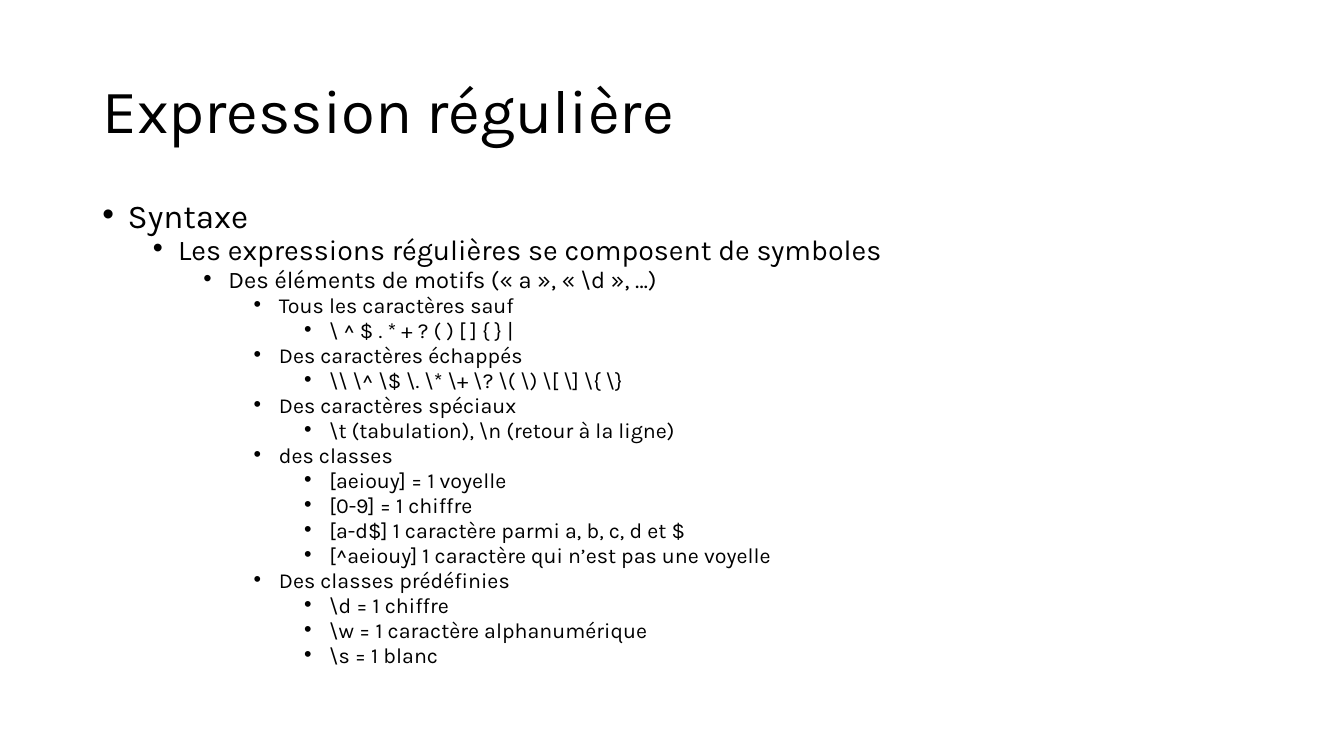
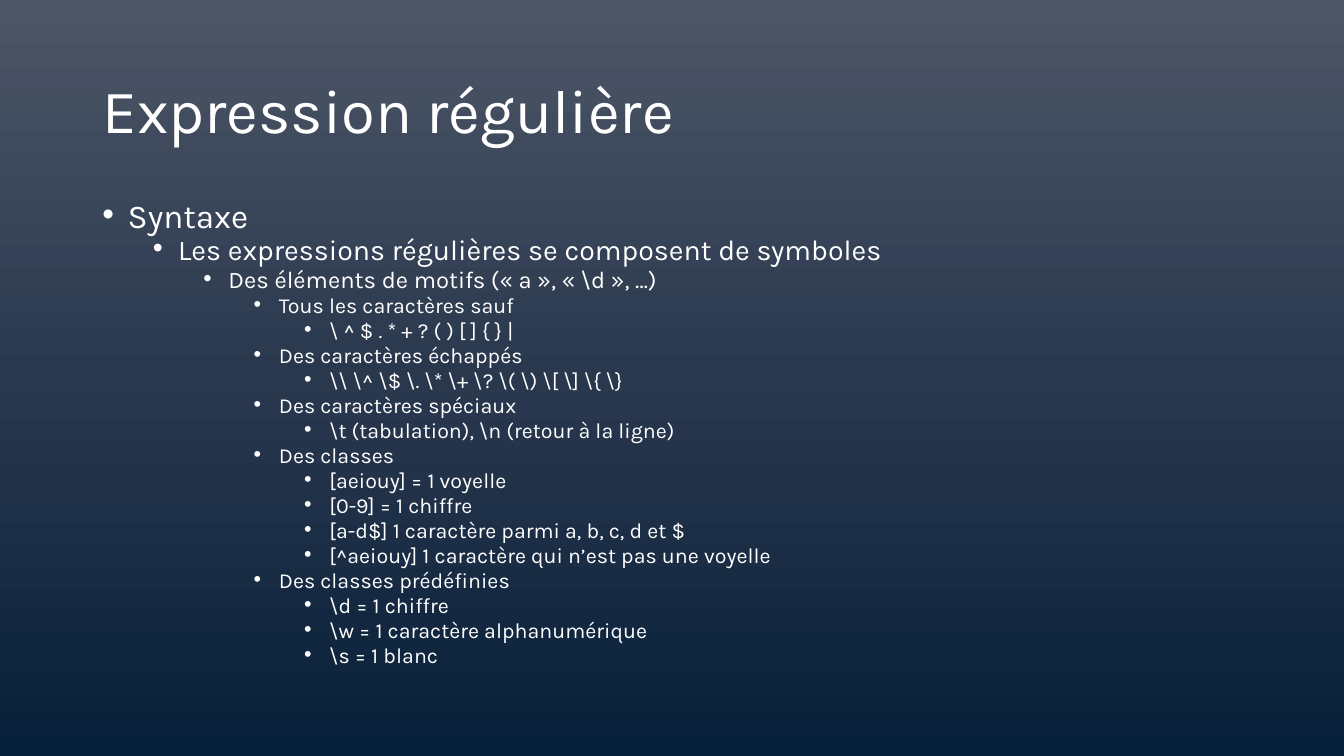
Before and after one commit to LJKhnor/Chapitre-7, a slide deck: slide 34 of Chapitre 7.pptx (slide 35 before the commit). Drawn at 1344x756 pixels with LibreOffice and Linux fonts; fonts in the diff are those of the drawing. Boxes give left, top, right and bottom in pixels: in the first picture for what was removed or moved away, otherwise in the second. Text is boxed around its words. In the diff, an @@ line names an element or a change of style, - is before the commit and + after.

```diff
--- a/Chapitre 7.pptx
+++ b/Chapitre 7.pptx
@@ background #FFFFFF to gradient #4D5667 to #2B394F to #072139 @@
@@ title "Expression régulière" at (102,86,674,148): text colour #000000 to #FFFFFF @@
@@ text at (128,206,882,665): text colour #000000 to #FFFFFF @@
@@ text at (279,448,394,464): text changed; text colour #000000 to #FFFFFF @@
-      • des classes
+      • Des classes
```
Also in this commit, not shown: 34 other slides changed, 2 slides added, 3 slides removed, 1 other file.
